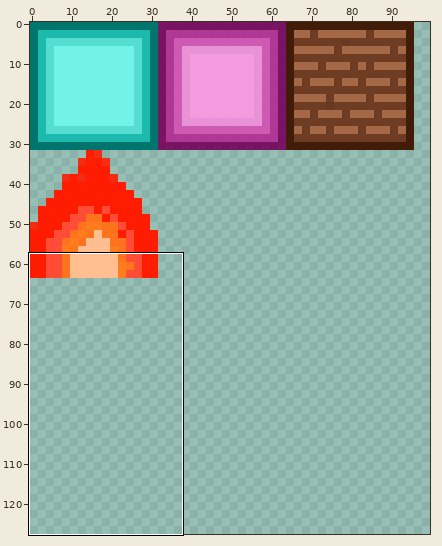
File history of a sprite sheet, toumeinayatu/Tiled/image/TileSet.png. Above: a wide view before the commit, with the close-up outlined.
Close-up. Before the edit:
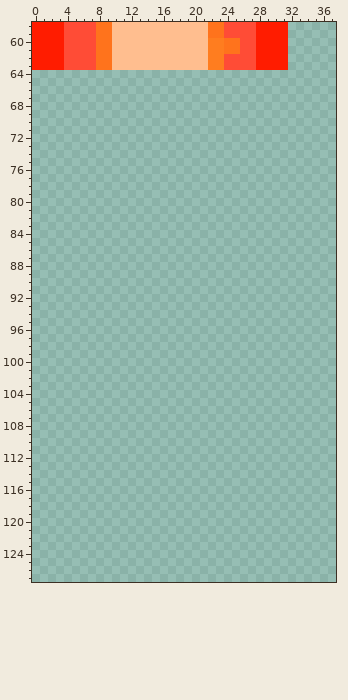
The file is 128x128 pixels. Colours within 5 levels of each other are drawn and written as one. Shown: x 0..37, y 58..127. The wide view leaves out empty margins.
The same view after the edit:
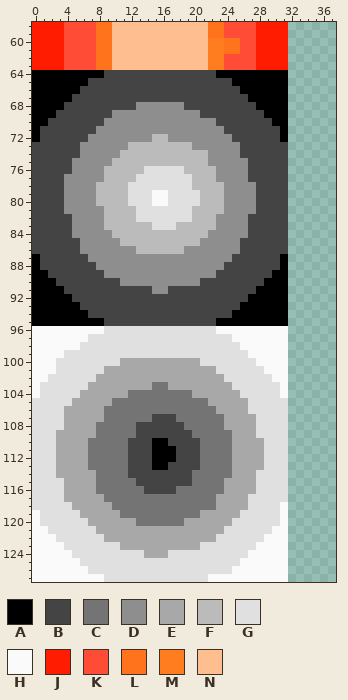
Palette (. is transparent): A #000000  B #444444  C #747474  D #8e8e8e  E #a8a8a8  F #bbbbbb  G #e0e0e0  H #fafafa  J #ff1c00  K #ff4c36  L #ff731c  M #ff7d1f  N #ffbe8f
Diff:
y 64: x 0..31 ................................ -> AAAAAAAAABBBBBBBBBBBBBBAAAAAAAAA
y 65: x 0..31 ................................ -> AAAAAAABBBBBBBBBBBBBBBBBBAAAAAAA
y 66: x 0..31 ................................ -> AAAAAABBBBBBBBBBBBBBBBBBBBAAAAAA
y 67: x 0..31 ................................ -> AAAAABBBBBBBBBBBBBBBBBBBBBBAAAAA
y 68: x 0..31 ................................ -> AAAABBBBBBBBBDDDDDDBBBBBBBBBAAAA
y 69: x 0..31 ................................ -> AAABBBBBBBDDDDDDDDDDDBBBBBBBBAAA
y 70: x 0..31 ................................ -> AABBBBBBBDDDDDDDDDDDDDDBBBBBBBAA
y 71: x 0..31 ................................ -> ABBBBBBBDDDDDDDDDDDDDDDDBBBBBBBA
y 72: x 0..31 ................................ -> ABBBBBBDDDDDDDDFFDDDDDDDDBBBBBBA
y 73: x 0..31 ................................ -> BBBBBBDDDDDDFFFFFFFFDDDDDDBBBBBB
y 74: x 0..31 ................................ -> BBBBBBDDDDDFFFFFFFFFFFDDDDBBBBBB
y 75: x 0..31 ................................ -> BBBBBDDDDDFFFFFFFFFFFFDDDDDBBBBB
y 76: x 0..31 ................................ -> BBBBBDDDDFFFFFGGGGGFFFFDDDDBBBBB
y 77: x 0..31 ................................ -> BBBBDDDDDFFFFGGGGGGGFFFDDDDBBBBB
y 78: x 0..31 ................................ -> BBBBDDDDFFFFGGGGGGGGFFFFDDDDBBBB
y 79..80: x 0..31 ................................ -> BBBBDDDDFFFFGGGHHGGGGFFFDDDDBBBB
y 81: x 0..31 ................................ -> BBBBDDDDDFFFFGGGGGGGFFFFDDDDBBBB
y 82: x 0..31 ................................ -> BBBBBDDDDFFFFGGGGGGGFFFDDDDBBBBB
y 83: x 0..31 ................................ -> BBBBBDDDDFFFFFFGGGFFFFFDDDDBBBBB
y 84: x 0..31 ................................ -> BBBBBDDDDDFFFFFFFFFFFFDDDDDBBBBB
y 85: x 0..31 ................................ -> BBBBBBDDDDDFFFFFFFFFFDDDDDBBBBBB
y 86: x 0..31 ................................ -> BBBBBBDDDDDDDFFFFFFDDDDDDDBBBBBB
y 87: x 0..31 ................................ -> ABBBBBBDDDDDDDDDDDDDDDDDDBBBBBBA
y 88: x 0..31 ................................ -> ABBBBBBBDDDDDDDDDDDDDDDDBBBBBBBA
y 89: x 0..31 ................................ -> AABBBBBBBDDDDDDDDDDDDDDBBBBBBBAA
y 90: x 0..31 ................................ -> AAABBBBBBBBDDDDDDDDDDBBBBBBBBAAA
y 91: x 0..31 ................................ -> AAAABBBBBBBBBBBDDBBBBBBBBBBBAAAA
y 92: x 0..31 ................................ -> AAAAABBBBBBBBBBBBBBBBBBBBBBAAAAA
y 93: x 0..31 ................................ -> AAAAAABBBBBBBBBBBBBBBBBBBBAAAAAA
y 94: x 0..31 ................................ -> AAAAAAABBBBBBBBBBBBBBBBBBAAAAAAA
y 95: x 0..31 ................................ -> AAAAAAAAABBBBBBBBBBBBBBAAAAAAAAA
y 96: x 0..31 ................................ -> HHHHHHHHHGGGGGGGGGGGGGGHHHHHHHHH
y 97: x 0..31 ................................ -> HHHHHHHGGGGGGGGGGGGGGGGGGHHHHHHH
y 98: x 0..31 ................................ -> HHHHHHGGGGGGGGGGGGGGGGGGGGHHHHHH
y 99: x 0..31 ................................ -> HHHHGGGGGGGGGGGGGGGGGGGGGGGHHHHH
y 100: x 0..31 ................................ -> HHHGGGGGGGGEEEEEEEEEEGGGGGGGHHHH
y 101: x 0..31 ................................ -> HHHGGGGGGEEEEEEEEEEEEEEGGGGGGHHH
y 102: x 0..31 ................................ -> HHGGGGGGEEEEEEEEEEEEEEEEGGGGGGHH
y 103: x 0..31 ................................ -> HGGGGGGEEEEEEEECCEEEEEEEEGGGGGGH
y 104: x 0..31 ................................ -> HGGGGGEEEEEECCCCCCCCEEEEEEGGGGGH
y 105: x 0..31 ................................ -> GGGGGEEEEECCCCCCCCCCCCEEEEEGGGGG
y 106: x 0..31 ................................ -> GGGGEEEEECCCCCCCCCCCCCCEEEEGGGGG
y 107: x 0..31 ................................ -> GGGGEEEEECCCCCCBBBCCCCCCEEEEGGGG
y 108: x 0..31 ................................ -> GGGGEEEECCCCCBBBBBBCCCCCEEEEGGGG
y 109: x 0..31 ................................ -> GGGEEEEECCCCCBBBBBBBCCCCCEEEGGGG
y 110: x 0..31 ................................ -> GGGEEEECCCCCBBBAABBBBCCCCEEEEGGG
y 111..112: x 0..31 ................................ -> GGGEEEECCCCCBBBAAABBBCCCCEEEEGGG
y 113: x 0..31 ................................ -> GGGEEEECCCCCBBBAABBBBCCCCEEEEGGG
y 114: x 0..31 ................................ -> GGGEEEEECCCCBBBBBBBBCCCCCEEEGGGG
y 115: x 0..31 ................................ -> GGGGEEEECCCCCBBBBBBBCCCCEEEEGGGG
y 116: x 0..31 ................................ -> GGGGEEEECCCCCCBBBBCCCCCCEEEEGGGG
y 117: x 0..31 ................................ -> GGGGEEEEECCCCCCCCCCCCCCEEEEGGGGG
y 118: x 0..31 ................................ -> GGGGGEEEEECCCCCCCCCCCCCEEEEGGGGH
y 119: x 0..31 ................................ -> HGGGGGEEEEECCCCCCCCCCEEEEEGGGGGH
y 120: x 0..31 ................................ -> HGGGGGGEEEEEECCCCCCEEEEEEGGGGGGH
y 121: x 0..31 ................................ -> HHGGGGGGEEEEEEEEEEEEEEEEGGGGGGHH
y 122: x 0..31 ................................ -> HHHGGGGGGEEEEEEEEEEEEEEGGGGGGHHH
y 123: x 0..31 ................................ -> HHHHGGGGGGGEEEEEEEEEEGGGGGGGHHHH
y 124: x 0..31 ................................ -> HHHHHGGGGGGGGGEEEGGGGGGGGGGHHHHH
y 125: x 0..31 ................................ -> HHHHHHGGGGGGGGGGGGGGGGGGGGHHHHHH
y 126: x 0..31 ................................ -> HHHHHHHGGGGGGGGGGGGGGGGGGHHHHHHH
y 127: x 0..31 ................................ -> HHHHHHHHHGGGGGGGGGGGGGHHHHHHHHHH
Where, in picture pixels (left, top, right, bottom), the same in both close-ups:
added: (32, 70, 288, 582)
